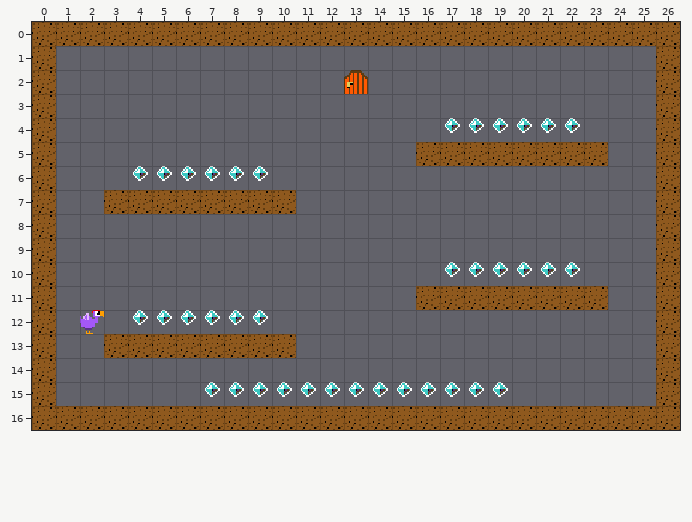
Two versions of a level (Tiled map (JSON), src/levels/level-03.tmj). The first picture shows the starting point.
Cells are 16x16 px. Shown: x 0..26, y 0..16.
After:
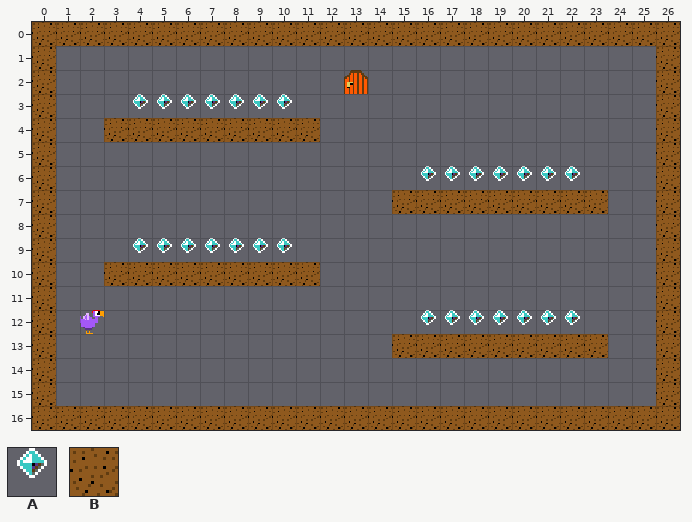
Key: from "LittleJS Platformer": A 0, B 5.
_ is an empty cell.
Changes in this commit:
Layer "Foreground":
The author put tile A in row 3 at x 4 to 10; in row 6 at x 16 to 22; in row 9 at x 4 to 10; in row 12 at x 16 to 22.
The author put tile B in row 4 at x 3 to 11; in row 7 at x 15 to 23; in row 10 at x 3 to 11; in row 13 at x 15 to 23.
The author cleared tile A in row 4 at x 17 to 22; in row 6 at x 4 to 9; in row 10 at x 17 to 22; in row 12 at x 4 to 9; in row 15 at x 7 to 19.
The author cleared tile B in row 5 at x 16 to 23; in row 7 at x 3 to 10; in row 11 at x 16 to 23; in row 13 at x 3 to 10.
Boxes around the changes in both pictures, in picture pixels (x1, y1, x2, y2):
added: (104, 94, 320, 142)
changed: (392, 118, 608, 214)
removed: (104, 166, 296, 214)
added: (104, 238, 320, 286)
changed: (392, 262, 608, 358)
removed: (104, 310, 296, 358)
removed: (205, 382, 508, 397)
